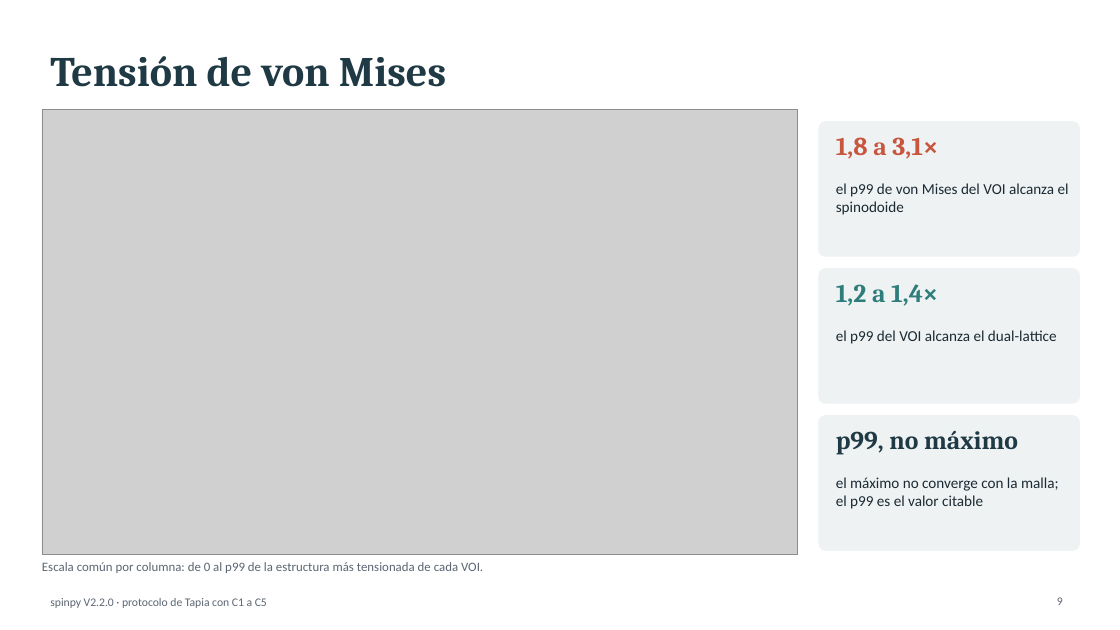
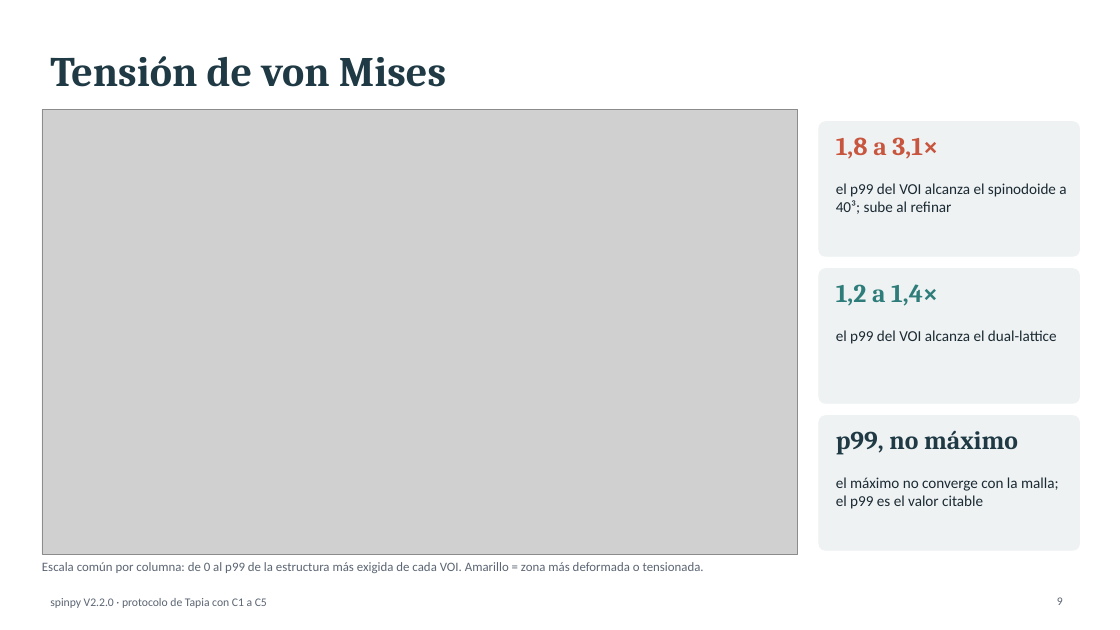
Before and after one commit to cgt1989/spinpy, a slide deck: slide 9 of comparativa_motores/tapia_c1_c5/Tapia_C1_C5.pptx. Drawn at 1120x630 pixels with LibreOffice and Linux fonts; fonts in the diff are those of the drawing; grey boxes stand for pictures. Boxes give left, top, right and bottom in pixels: in the first picture for what was removed or moved away, otherwise in the second. Text is boxed around its words. In the diff, an @@ line names an element or a change of style, - is before the commit and + after.

```diff
--- a/comparativa_motores/tapia_c1_c5/Tapia_C1_C5.pptx
+++ b/comparativa_motores/tapia_c1_c5/Tapia_C1_C5.pptx
@@ text at <box>836,183,1066,214</box>: text changed @@
-el p99 de von Mises del VOI alcanza el spinodoide
+el p99 del VOI alcanza el spinodoide a 40³; sube al refinar
@@ text at <box>42,562,704,573</box>: text changed @@
-Escala común por columna: de 0 al p99 de la estructura más tensionada de cada VOI.
+Escala común por columna: de 0 al p99 de la estructura más exigida de cada VOI. Amarillo = zona más deformada o tensionada.
```
Also in this commit, not shown: 11 other slides changed, 2 slides added, 7 other files.
